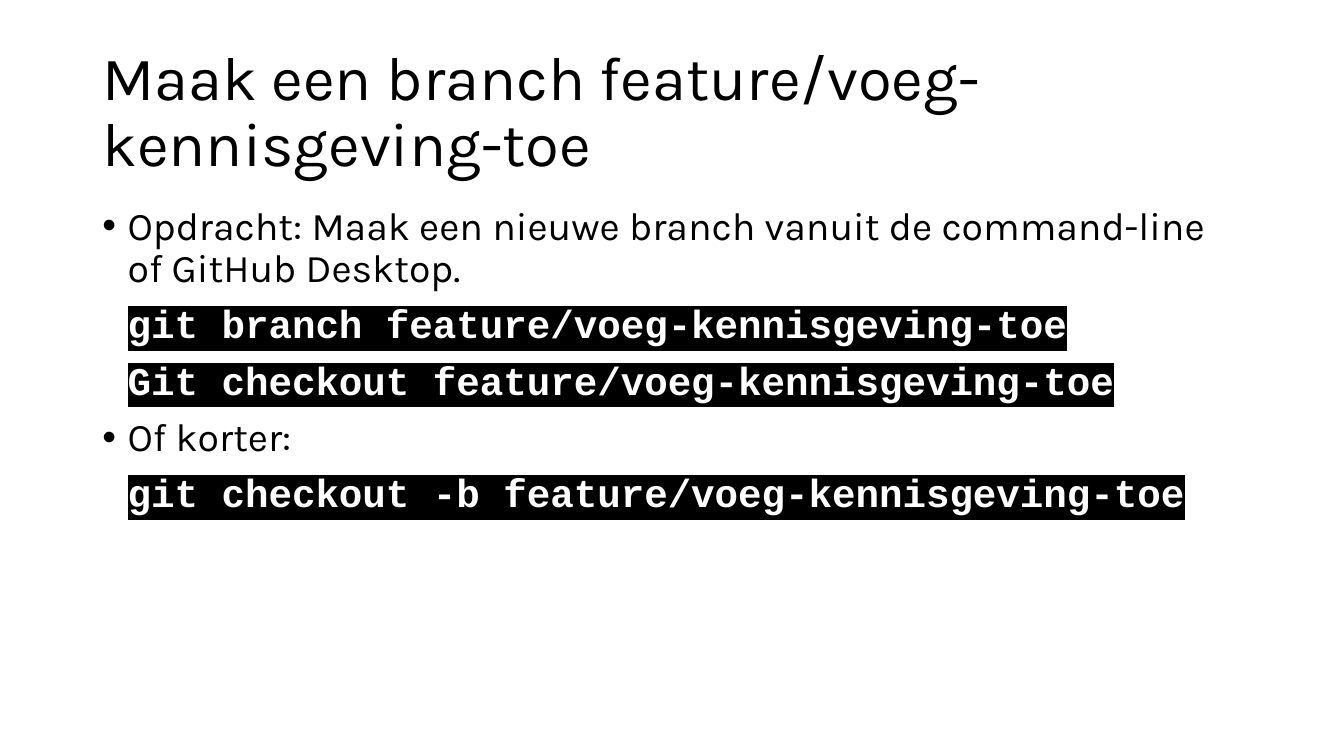
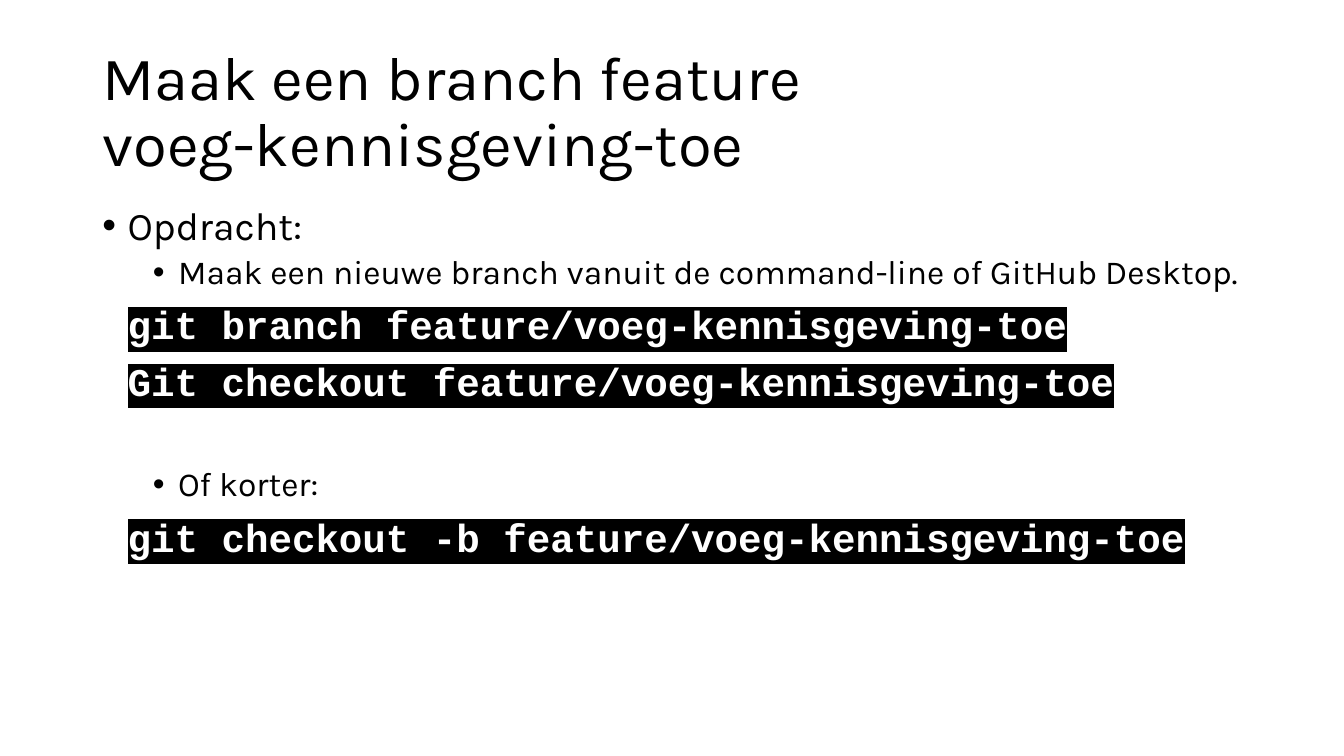
Before and after one commit to djsjollema/lessen-gamedevelopment, a slide deck: slide 8 of M2/Skill/5-Pull request/5 Pull Request.pptx. Drawn at 1344x756 pixels with LibreOffice and Linux fonts; fonts in the diff are those of the drawing. Boxes give left, top, right and bottom in pixels: in the first picture for what was removed or moved away, otherwise in the second. Text is boxed around its words. In the diff, an @@ line names an element or a change of style, - is before the commit and + after.

```diff
--- a/M2/Skill/5-Pull request/5 Pull Request.pptx
+++ b/M2/Skill/5-Pull request/5 Pull Request.pptx
@@ title at box(102, 57, 801, 181): text changed @@
-Maak een branch feature/voeg-kennisgeving-toe
+Maak een branch feature
+voeg-kennisgeving-toe
@@ text at box(128, 213, 1238, 292): text changed; size 28 to 24 pt @@
-• Opdracht: Maak een nieuwe branch vanuit de command-line of GitHub Desktop.
+• Opdracht:
+  • Maak een nieuwe branch vanuit de command-line of GitHub Desktop.
@@ text at box(178, 473, 318, 497): size 28 to 24 pt in "Of korter:"; list level 1 to 2 in "Of korter:" @@
```
Also in this commit, not shown: 1 slide added.
